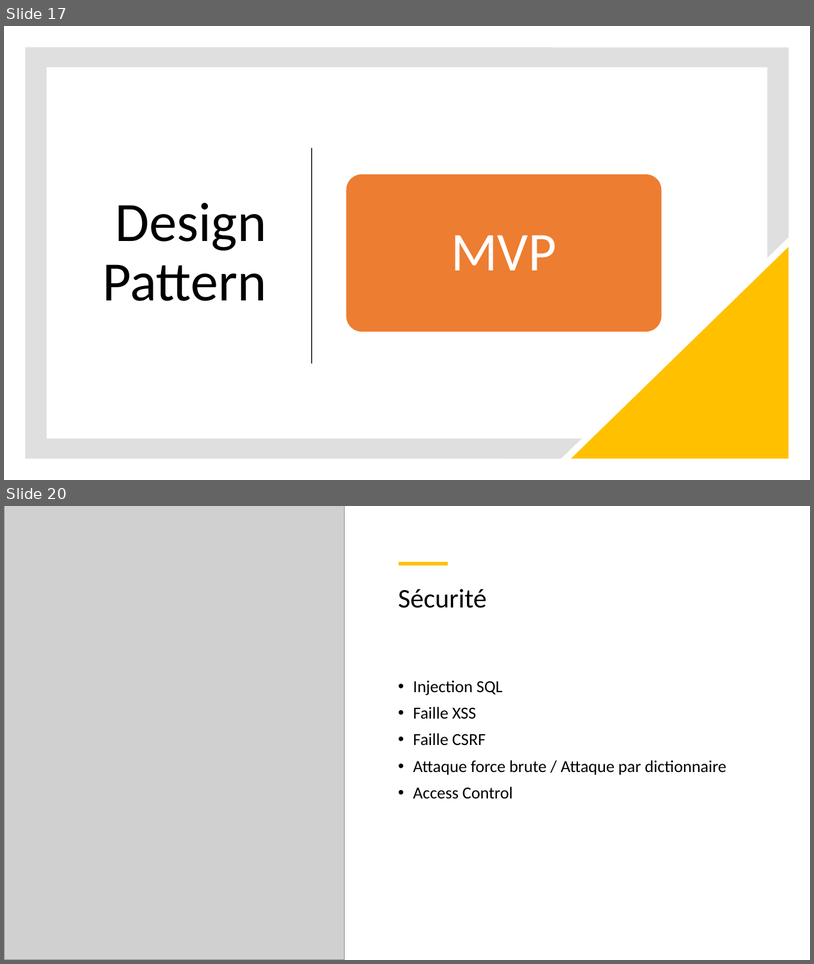
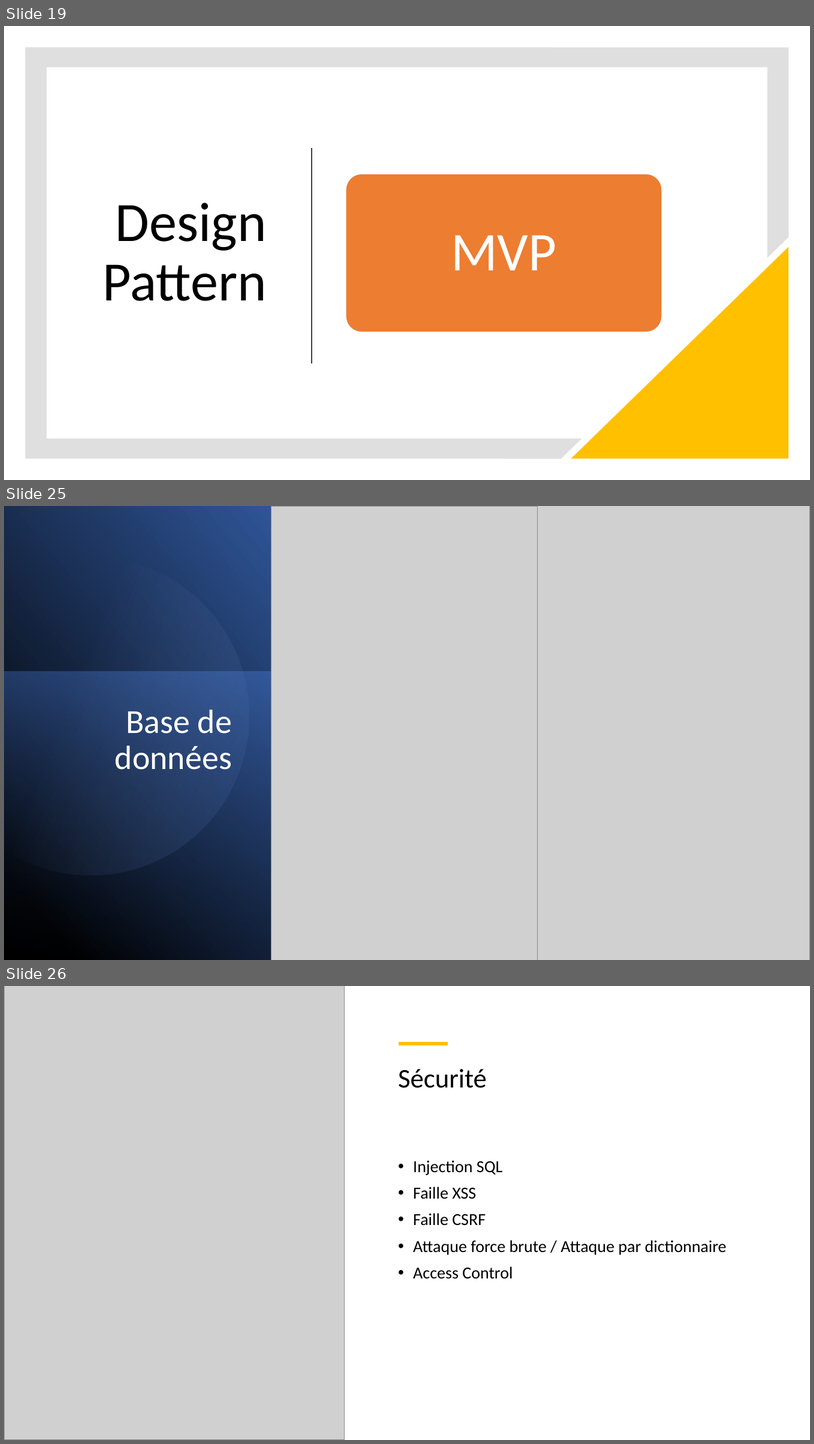
Before and after one commit to KrouriB/ProjetFightingGame, a slide deck: The Litlle Fighting.pptx. Shown one above the other, each under a label of ours: slides 17 and 20 before the commit, slides 19, 25 and 26 after it; the slides between them are not shown. The pictures are 814x964 and 814x1444 pixels, drawn with LibreOffice and Linux fonts; fonts in the diff are those of the drawing; grey boxes stand for pictures. Boxes give left, top, right and bottom in pixels: in the first picture for what was removed or moved away, otherwise in the second. Text is boxed around its words. In the diff, an @@ line names an element or a change of style, - is before the commit and + after.

```diff
--- a/The Litlle Fighting.pptx
+++ b/The Litlle Fighting.pptx
@@ slide 25 added at [4,506,810,960], background #FFFFFF @@
@@ rectangle added at [4,506,272,960], fill gradient #000000 to #2F5597 @@
@@ picture added at [272,506,539,960] @@
@@ picture added at [537,506,810,960] @@
@@ freeform shape added at [4,537,278,903], fill gradient #8FAADC to #2F5597 @@
@@ rectangle added at [4,672,272,960], fill gradient #4472C4 to #203864 @@
@@ title added at [115,709,232,769], 40 pt, text #FFFFFF @@
+Base de données
@@ what was slide 17 is now slide 19 @@
@@ what was slide 20 is now slide 26 @@
```
Also in this commit, not shown: 2 slides changed, 7 other slides added, 2 slides removed, 1 other file.
